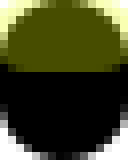
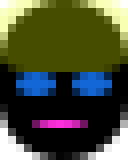
Two versions of the same layered image (128x160). Layer-by-layer changes:
added layer "Elipsa 1" above "oczy" over [32, 120, 88, 128]
added layer "oczy" above "Prostokąt zaokrąglony 1" over [16, 72, 112, 96]
